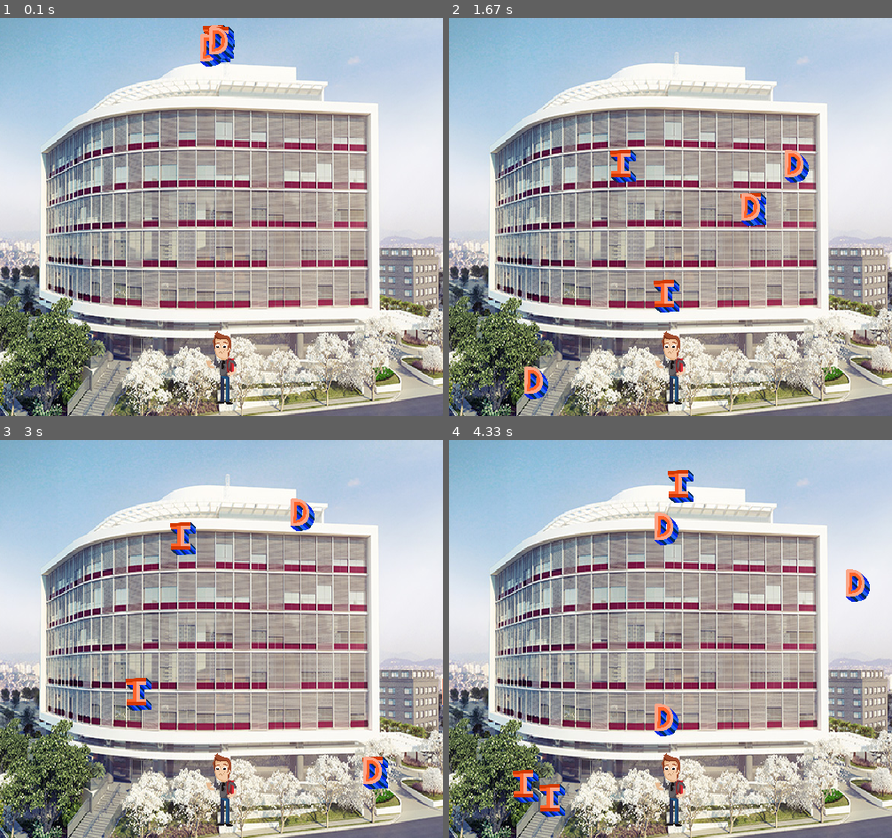
Above: before the commit, frames 1-4 (two rows, left to right).
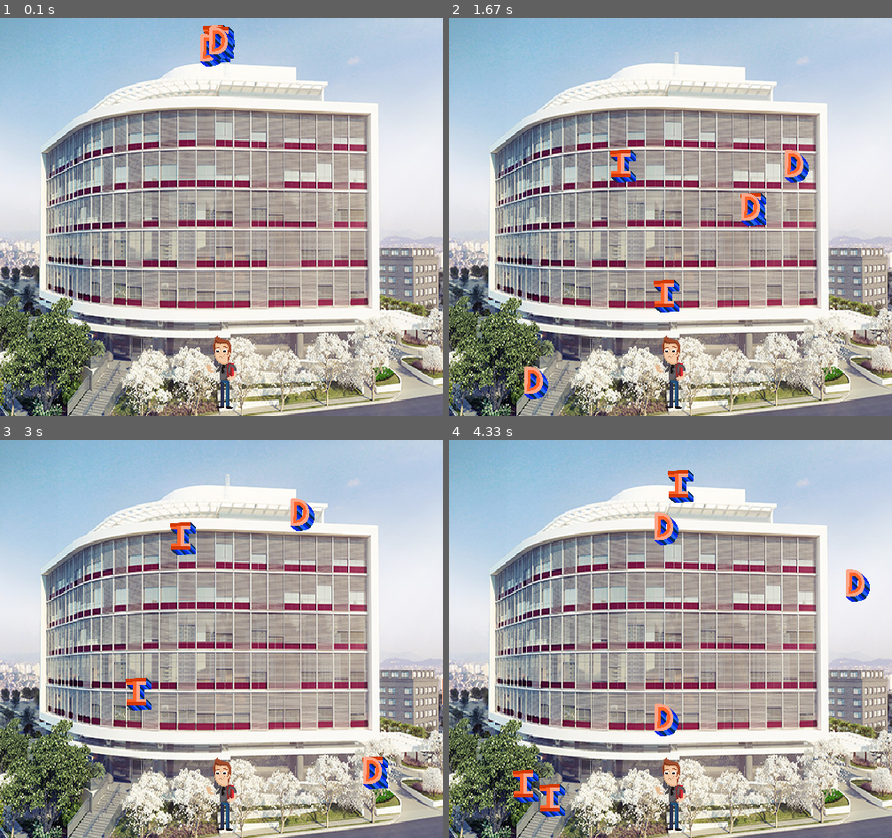
Above: after the commit, the same moments.

Repository: HudsonArauj/jogo_pygame
Game: pygame game, started from jogo_1.py
Same seed, same stepped clock (60 frames per second), same inputs: the game is played once before the commit and once after it.
Inputs:
- Up to frame 1 (0.1 s): no input
- Up to frame 2 (1.67 s): no input
- Up to frame 3 (3 s): no input
- Up to frame 4 (4.33 s): no input

The runs differ from the first frame. In frame 1, 0.4% of the frame differs, in the area x 46-54%, y 78-99%; in frame 2, 0.4%; in frame 3, 0.4%; in frame 4, 0.4%.

Commit message:
Mudei os nomes de algumas referências

Diff:
--- a/jogo_1.py
+++ b/jogo_1.py
@@ -3,7 +3,6 @@
 
 pygame.init()
 
-#tela principal
 comprimento = 500
 altura = 450
 
@@ -15,6 +14,7 @@
 
 posicao_x_letra = 225
 posicao_y_letra = 0
+
 comprimento_jogador = 90
 altura_jogador = 90
 
@@ -22,11 +22,11 @@
 pygame.display.set_caption('Diploma Battle')
 
 background = pygame.image.load('imagens/fachada_insper.jpg').convert()
-background_scale = pygame.transform.scale(background, (comprimento_fundo, altura_fundo))
-letra_I = pygame.image.load('imagens/letra_i.png').convert_alpha()
-letra_D = pygame.image.load('imagens/letra_d.png').convert_alpha()
-letra_I = pygame.transform.scale(letra_I, (comprimento_letras, altura_letras))
-letra_D = pygame.transform.scale(letra_D, (comprimento_letras, altura_letras))
+background = pygame.transform.scale(background, (comprimento_fundo, altura_fundo))
+letra_I_imagem = pygame.image.load('imagens/letra_i.png').convert_alpha()
+letra_D_imagem = pygame.image.load('imagens/letra_d.png').convert_alpha()
+letra_I_imagem = pygame.transform.scale(letra_I_imagem, (comprimento_letras, altura_letras))
+letra_D_imagem = pygame.transform.scale(letra_D_imagem, (comprimento_letras, altura_letras))
 jogador_imagem = pygame.image.load('imagens/player2.png').convert_alpha()
 jogador_imagem = pygame.transform.scale(jogador_imagem, (comprimento_jogador, altura_jogador))
 
@@ -34,7 +34,6 @@
     def __init__(self, img):
         # Construtor da classe mãe (Sprite).
         pygame.sprite.Sprite.__init__(self)
-
         self.image = img
         self.rect = self.image.get_rect()
         self.rect.x = posicao_x_letra
@@ -54,33 +53,28 @@
             self.speedx = random.randint(-3, 3)
             self.speedy = random.randint(2, 9)
 
-class aluno(pygame.sprite.Sprite):
+class Aluno(pygame.sprite.Sprite):
     def __init__(self, img):
         # Construtor da classe mãe (Sprite).
         pygame.sprite.Sprite.__init__(self)
-
         self.image = img
         self.rect = self.image.get_rect()
         self.rect.centerx = comprimento/2
-        self.rect.bottom = altura - 10
-
-
+        self.rect.bottom = altura - 5
 
 
 todas_letras = pygame.sprite.Group()
-jogador = aluno(jogador_imagem)
+jogador = Aluno(jogador_imagem)
 
 for a in range(3):
-    letraI = Letra(letra_I)
-    letraD = Letra(letra_D)
-    todas_letras.add(letraI)
-    todas_letras.add(letraD)
+    letra_I = Letra(letra_I_imagem)
+    letra_D = Letra(letra_D_imagem)
+    todas_letras.add(letra_I)
+    todas_letras.add(letra_D)
 
 game = True
-
 clock = pygame.time.Clock() #Ajustando a velocidade
 FPS = 30
-
 #Loop principal
 while game:
     clock.tick(FPS)
@@ -93,7 +87,7 @@
     todas_letras.update()
 
     window.fill((0, 0, 0))  # Preenche com a cor preta
-    window.blit(background_scale, (-20, 0))
+    window.blit(background, (-20, 0))
 
     todas_letras.draw(window)
     window.blit(jogador.image, jogador.rect)
